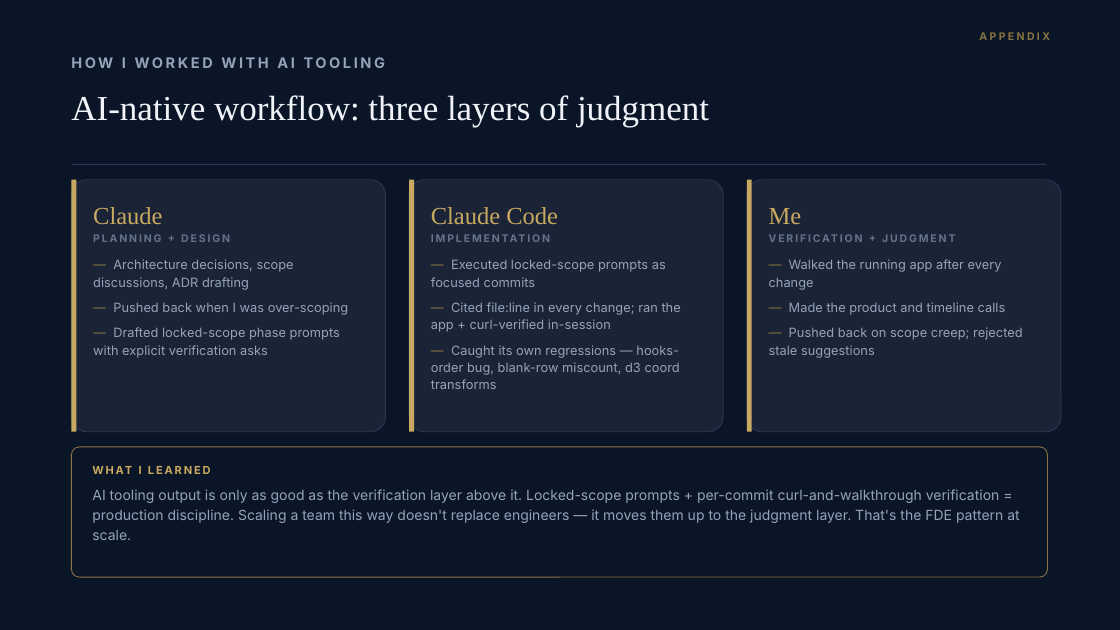
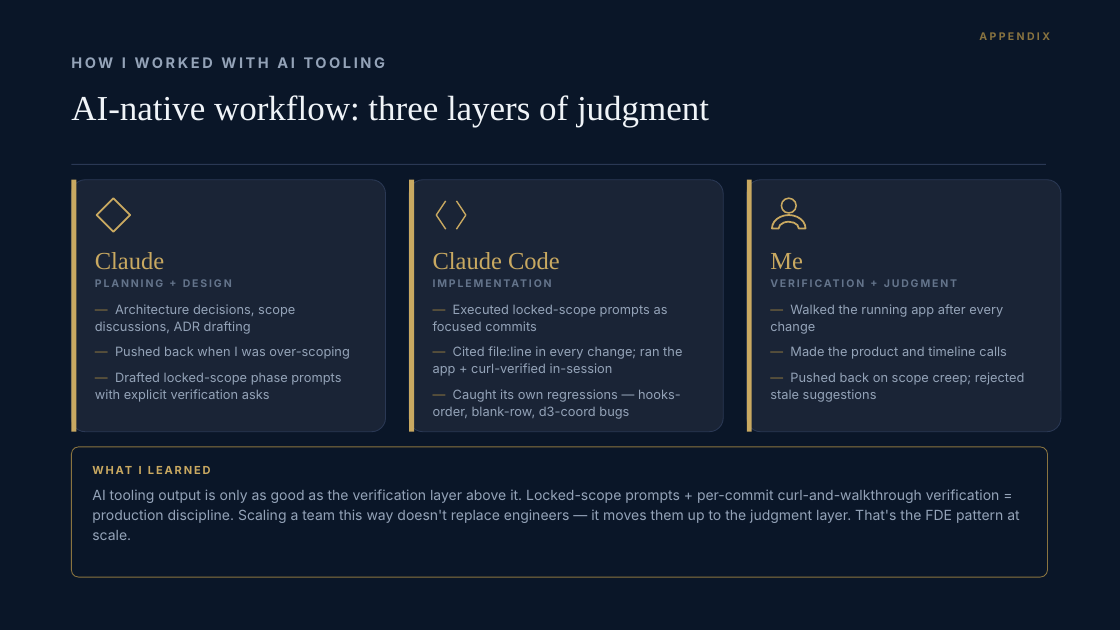
Before and after one commit to pnemrow/meridian-sentinel, a slide deck: slide 10 of docs/walkthrough/meridian-sentinel-walkthrough.pptx. Drawn at 1120x630 pixels with LibreOffice and Linux fonts; fonts in the diff are those of the drawing. Boxes give left, top, right and bottom in pixels: in the first picture for what was removed or moved away, otherwise in the second. Text is boxed around its words. In the diff, an @@ line names an element or a change of style, - is before the commit and + after.

```diff
--- a/docs/walkthrough/meridian-sentinel-walkthrough.pptx
+++ b/docs/walkthrough/meridian-sentinel-walkthrough.pptx
@@ diamond added at (97, 198, 130, 232), outline #C9A961 1.5 pt @@
@@ line added from (446, 201) to (436, 215), #C9A961 1.2 pt @@
@@ line added from (456, 201) to (466, 215), #C9A961 1.2 pt @@
@@ ellipse added at (781, 198, 797, 213), outline #C9A961 1.3 pt @@
@@ line added from (436, 215) to (446, 229), #C9A961 1.2 pt @@
@@ line added from (466, 215) to (456, 229), #C9A961 1.2 pt @@
@@ arch (boxed as its full ring) added at (772, 215, 806, 242), outline #C9A961 1.5 pt @@
@@ text "Claude": place and size @@
-text "Claude" at (93, 207, 348, 358)
+text "Claude" at (95, 252, 349, 402)
@@ text "Claude Code" at (433, 252, 682, 419): less space between paragraphs @@
@@ text "Claude Code": place and size @@
-text "Claude Code" at (431, 207, 681, 389)
+text "Claude Code" at (433, 252, 682, 419)
@@ text "Me": place and size @@
-text "Me" at (769, 208, 1023, 358)
+text "Me" at (770, 253, 1025, 402)
@@ text "Me" at (770, 253, 1025, 402): less space between paragraphs @@
@@ text at (95, 279, 232, 287): less space between paragraphs @@
@@ text at (433, 389, 681, 419): text changed @@
-— Caught its own regressions — hooks-order bug, blank-row miscount, d3 coord transforms
+— Caught its own regressions — hooks-order, blank-row, d3-coord bugs
@@ proportions changed in 4 elements at (71, 180, 386, 432), (409, 180, 723, 432), (747, 180, 1061, 432), (71, 447, 1048, 577) @@
```
Also in this commit, not shown: 14 other slides changed, 1 other file.
